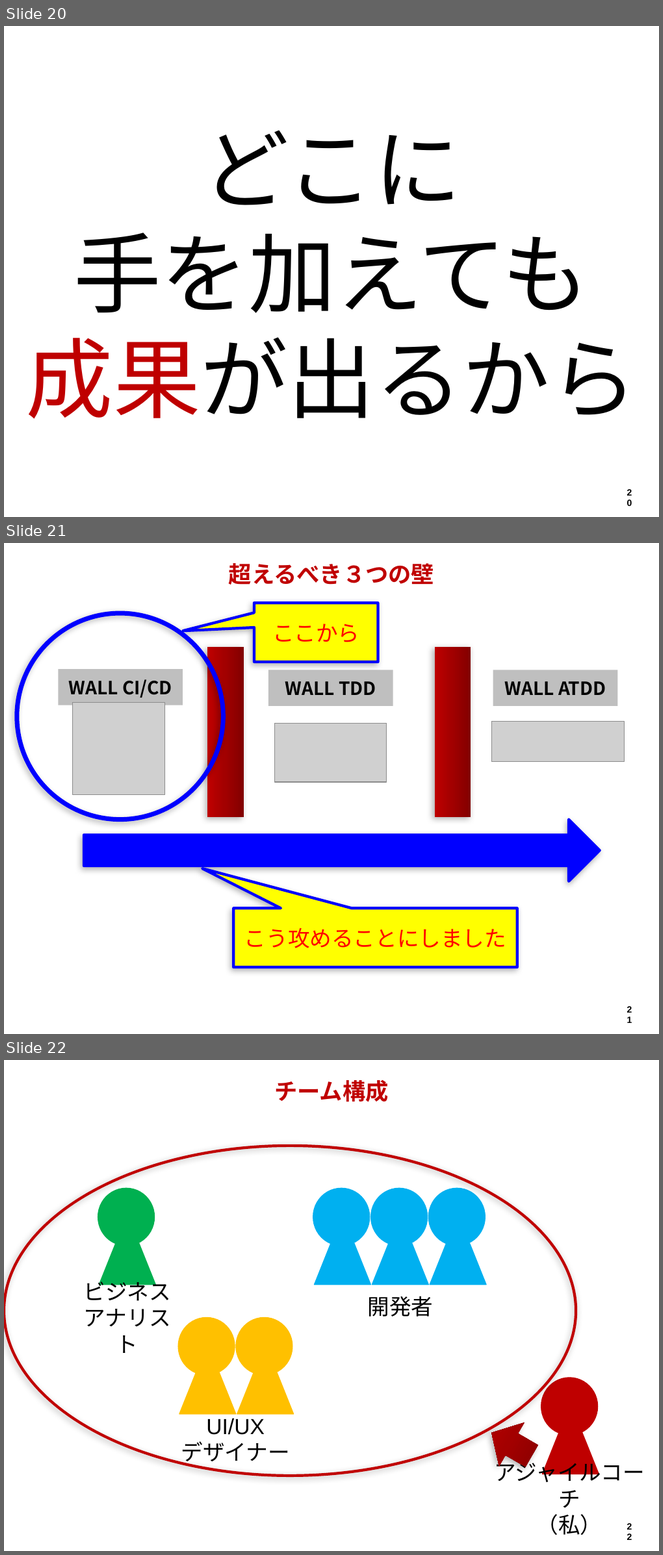
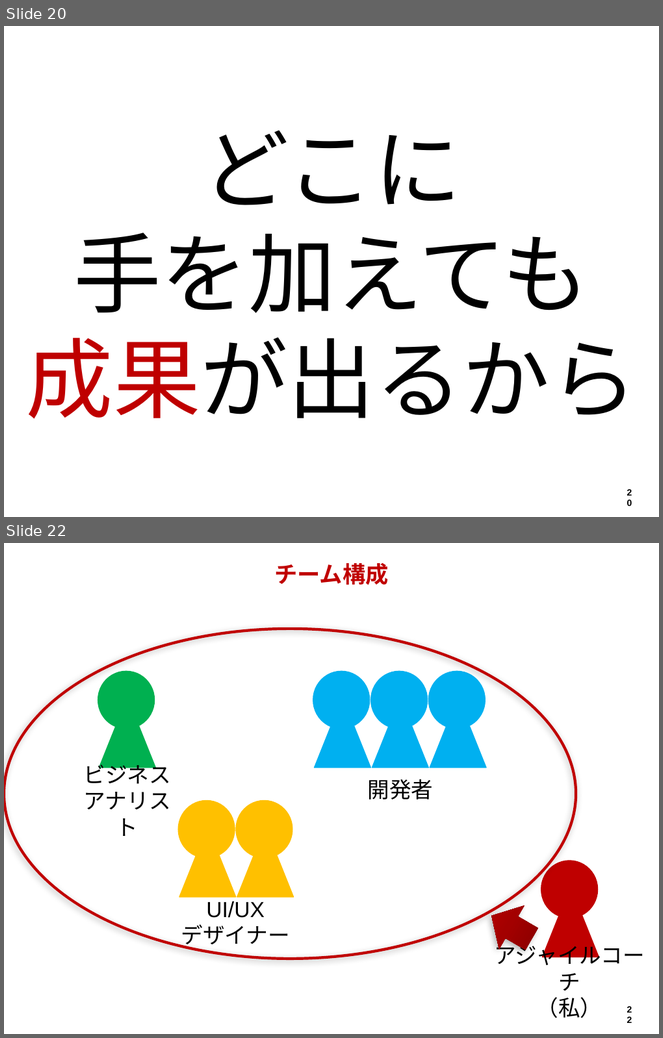
Before and after one commit to hageyahhoo/agile2014, a slide deck: presentations/TechnologyDrivenDevelopment.pptx. Shown one above the other, each under a label of ours: slides 20, 21 and 22 before the commit, slides 20 and 22 after it; the slides between them are not shown. The pictures are 663x1555 and 663x1038 pixels, drawn with LibreOffice and Linux fonts; fonts in the diff are those of the drawing; grey boxes stand for pictures; background and template pictures are left out. Boxes give left, top, right and bottom in pixels: in the first picture for what was removed or moved away, otherwise in the second. Text is boxed around its words. In the diff, an @@ line names an element or a change of style, - is before the commit and + after.

```diff
--- a/presentations/TechnologyDrivenDevelopment.pptx
+++ b/presentations/TechnologyDrivenDevelopment.pptx
@@ slide 21 removed at box(4, 543, 659, 1034), background #FFFFFF; not listed: 1 template element that a slide beside it also shows @@
@@ title removed at box(229, 563, 434, 585) @@
-超えるべき３つの壁
@@ ellipse removed at box(17, 613, 224, 819) @@
@@ speech box removed at box(254, 603, 378, 662) @@
-ここから
@@ rectangle removed at box(207, 646, 244, 817) @@
@@ rectangle removed at box(434, 646, 471, 817) @@
@@ rectangle removed at box(59, 670, 183, 705) @@
-WALL CI/CD
@@ rectangle removed at box(269, 670, 393, 706) @@
-WALL TDD
@@ rectangle removed at box(493, 670, 618, 706) @@
-WALL ATDD
@@ picture removed at box(73, 702, 165, 795) @@
@@ picture removed at box(274, 723, 387, 782) @@
@@ picture removed at box(492, 722, 625, 763) @@
@@ right arrow removed at box(84, 819, 599, 881) @@
@@ speech box removed at box(233, 908, 517, 967) @@
-こう攻めることにしました
```
Also in this commit, not shown: 2 slides changed, 6 slides added, 2 other slides removed.
